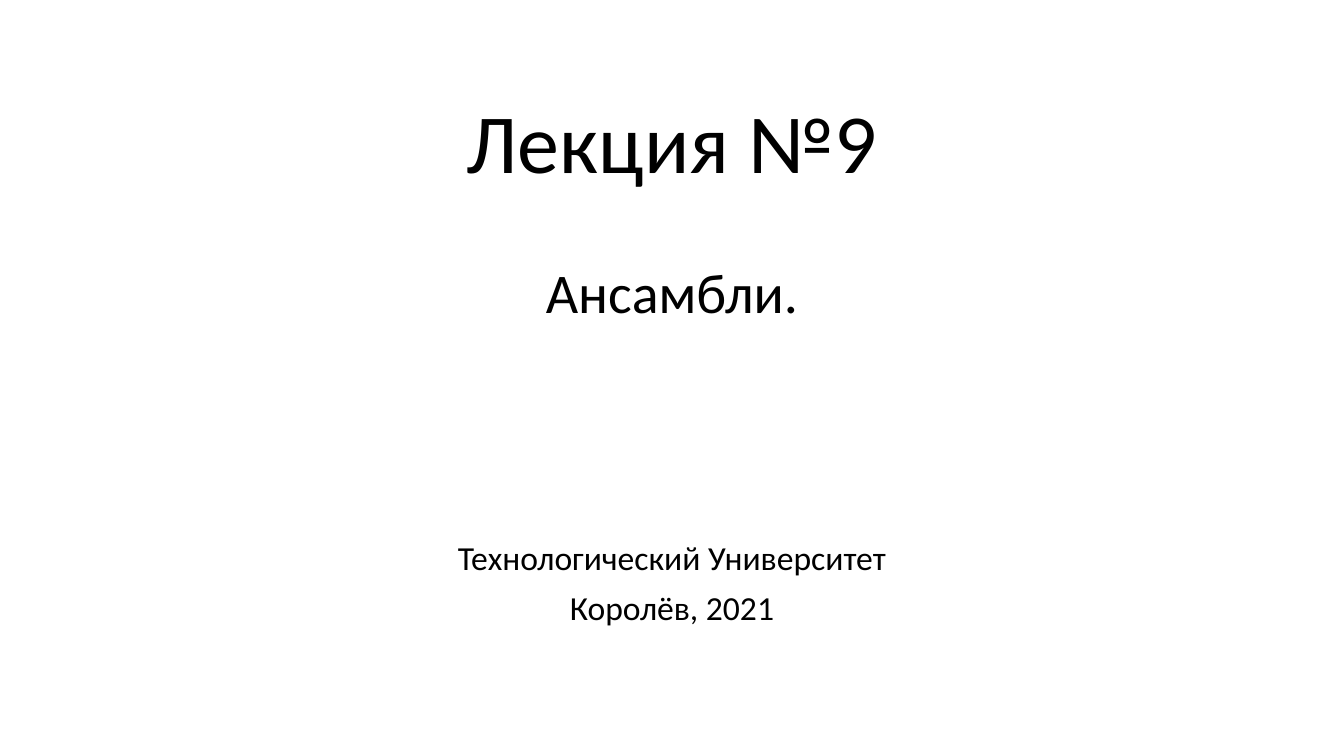
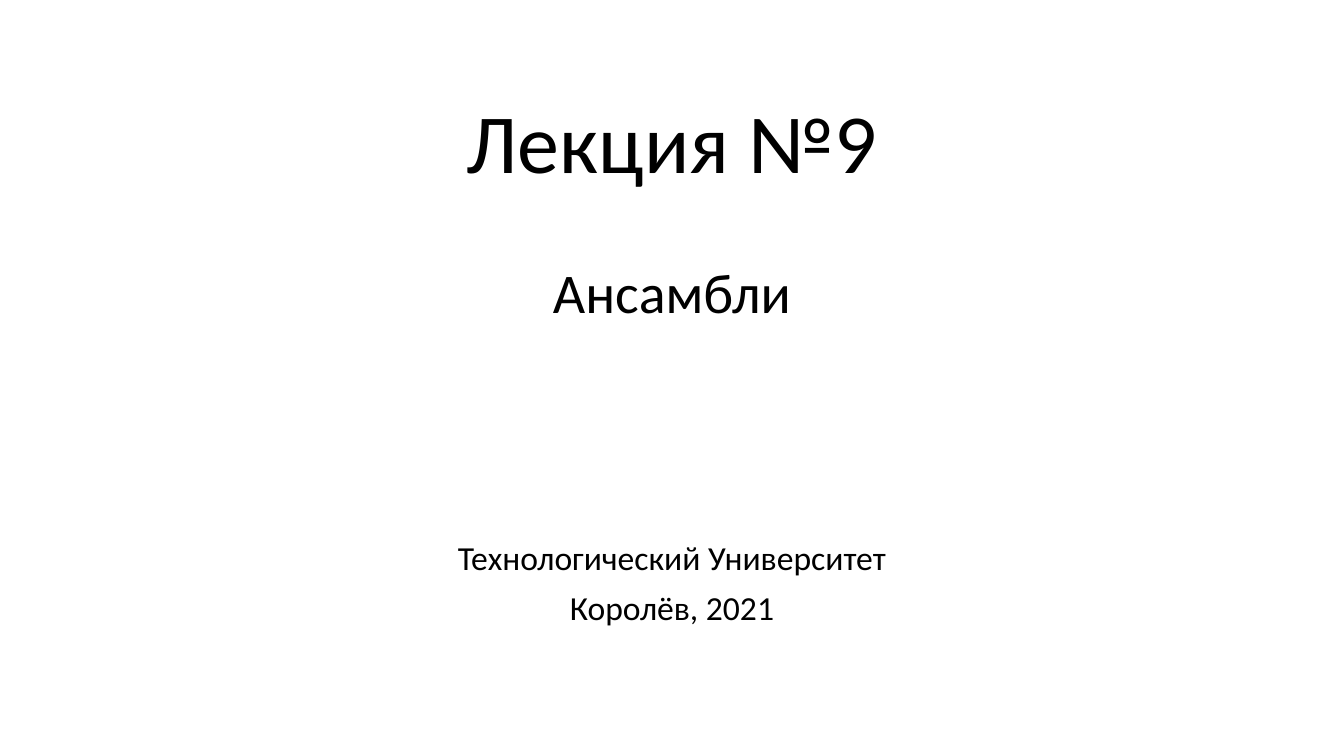
Before and after one commit to mosalov/AI_main_lectures, a slide deck: slide 1 of Лекция 9.pptx. Drawn at 1344x756 pixels with LibreOffice and Linux fonts; fonts in the diff are those of the drawing. Boxes give left, top, right and bottom in pixels: in the first picture for what was removed or moved away, otherwise in the second. Text is boxed around its words. In the diff, an @@ line names an element or a change of style, - is before the commit and + after.

Commit message:
15-я практическая работа
Исправления в 14-й работе и в нескольких лекциях.

```diff
--- a/Лекция 9.pptx
+++ b/Лекция 9.pptx
@@ subtitle at box(553, 275, 791, 314): text changed @@
-Ансамбли.
+Ансамбли
```
Also in this commit, not shown: 1 other slide changed, 9 other files.
